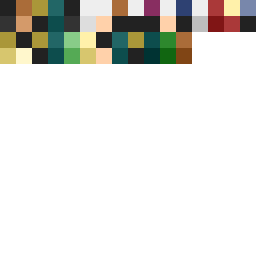
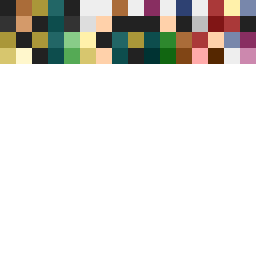
The second 256×256 image is a revision of the first. Changes to its layers:
added layer "Reward" above "Resurrection" over <box>224,32,256,64</box>
added layer "Resurrection" above "Tree" over <box>192,32,224,64</box>
